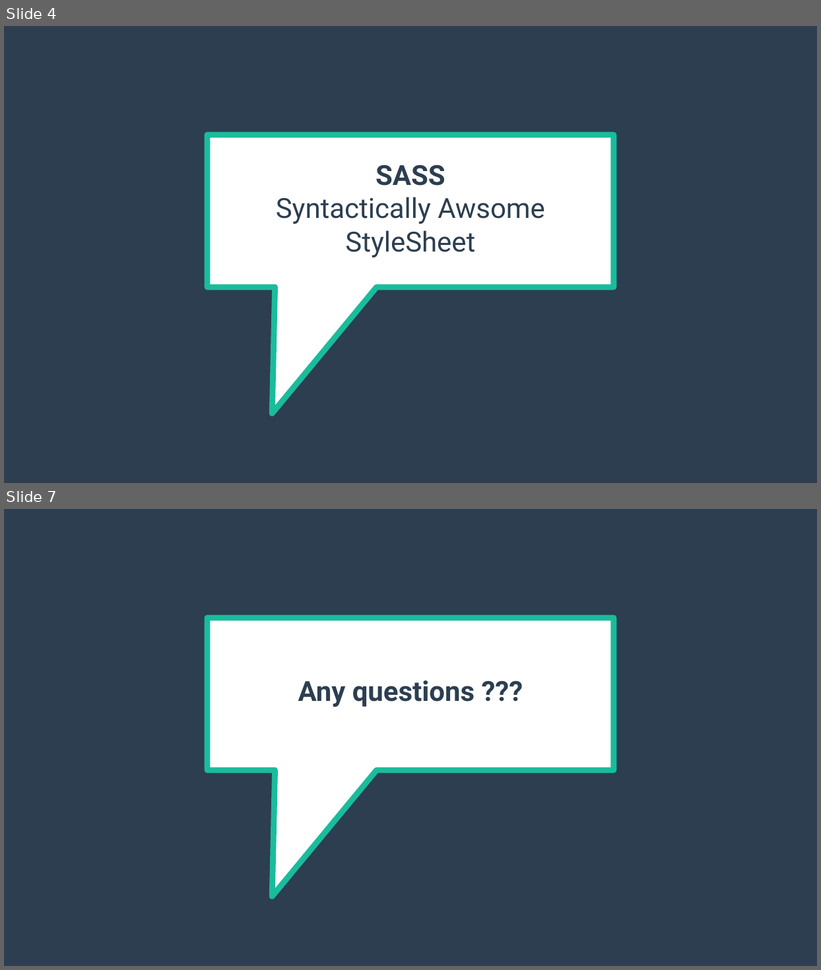
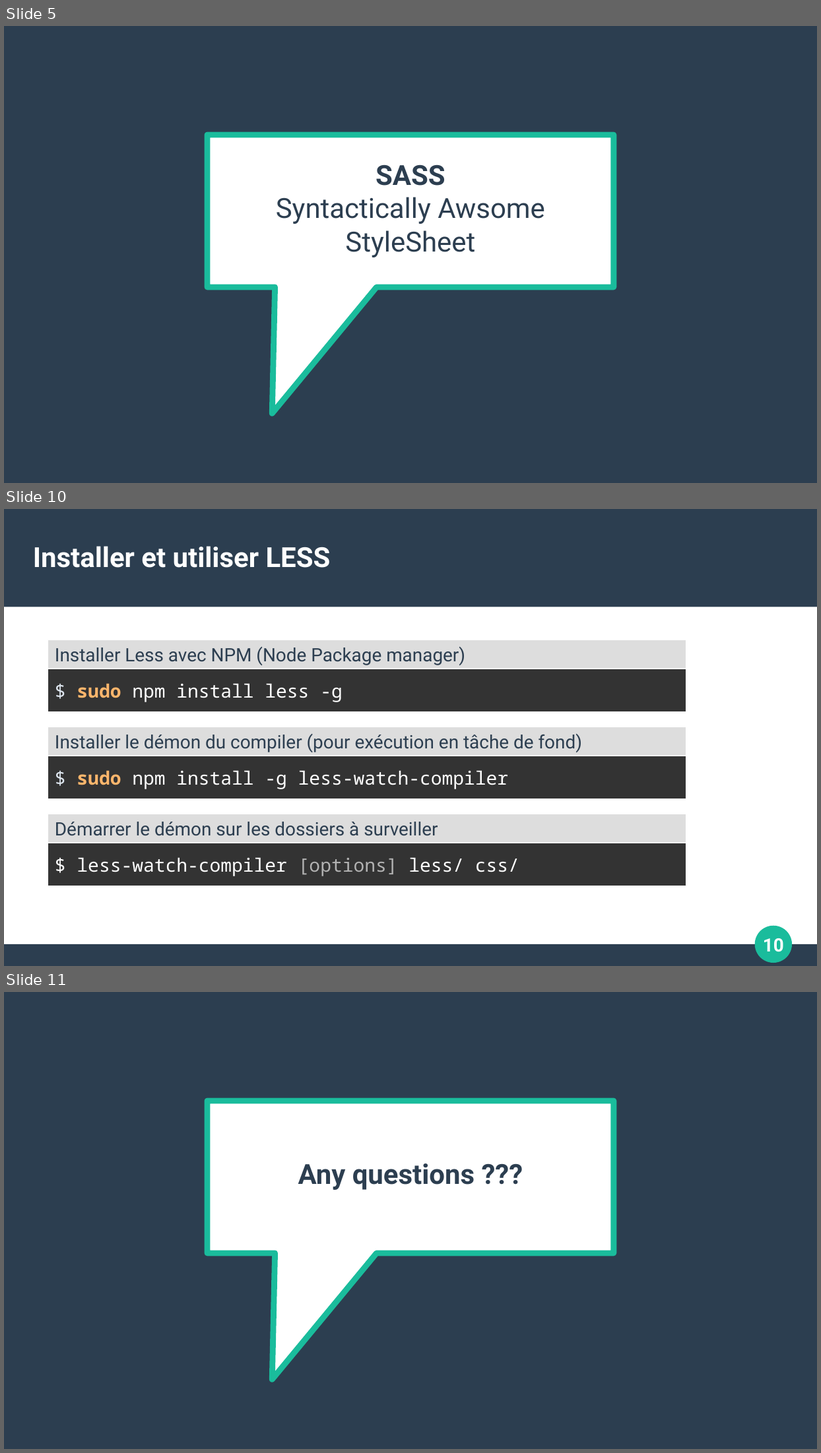
Before and after one commit to OLFP-RAN-2021/Adrien, a slide deck: devoirs/compiler-css/Preprocesseur.odp. Shown one above the other, each under a label of ours: slides 4 and 7 before the commit, slides 5, 10 and 11 after it; the slides between them are not shown. The pictures are 821x970 and 821x1453 pixels, drawn with LibreOffice and Linux fonts; fonts in the diff are those of the drawing. Boxes give left, top, right and bottom in pixels: in the first picture for what was removed or moved away, otherwise in the second. Text is boxed around its words. In the diff, an @@ line names an element or a change of style, - is before the commit and + after.

```diff
--- a/devoirs/compiler-css/Preprocesseur.odp
+++ b/devoirs/compiler-css/Preprocesseur.odp
@@ slide 10 added at (4,509,817,966), background #FFFFFF @@
@@ rectangle added at (4,509,817,607), fill #2C3E50 @@
@@ title added at (33,546,331,568), 27 pt, text #FFFFFF, bold @@
+Installer et utiliser LESS
@@ rectangle added at (48,640,686,668), fill #DDDDDD, outline #FFFFFF 0.85 pt, 18 pt, text #2C3E50 @@
+Installer Less avec NPM (Node Package manager)
@@ rectangle added at (48,669,686,713), fill #333333, outline #FFFFFF 0.85 pt, 18 pt, text #FFFFFF @@
+$ sudo npm install less -g
@@ rectangle added at (48,727,686,755), fill #DDDDDD, outline #FFFFFF 0.85 pt, 18 pt, text #2C3E50 @@
+Installer le démon du compiler (pour exécution en tâche de fond)
@@ rectangle added at (48,757,686,799), fill #333333, outline #FFFFFF 0.85 pt, 18 pt, text #FFFFFF @@
+$ sudo npm install -g less-watch-compiler
@@ rectangle added at (48,814,686,842), fill #DDDDDD, outline #FFFFFF 0.85 pt, 18 pt, text #2C3E50 @@
+Démarrer le démon sur les dossiers à surveiller
@@ rectangle added at (48,843,686,887), fill #333333, outline #FFFFFF 0.85 pt, 18 pt, text #FFFFFF @@
+$ less-watch-compiler [options] less/ css/
@@ ellipse added at (756,927,792,963), fill #1ABC9C, outline #1ABC9C 0.85 pt @@
@@ page number added at (763,939,784,953), 18 pt, text #FFFFFF, bold @@
+10
@@ rectangle added at (4,945,817,966), fill #2C3E50 @@
@@ what was slide 4 is now slide 5 @@
@@ what was slide 7 is now slide 11 @@
```
Also in this commit, not shown: 4 slides changed, 3 other slides added, 1 other file.
